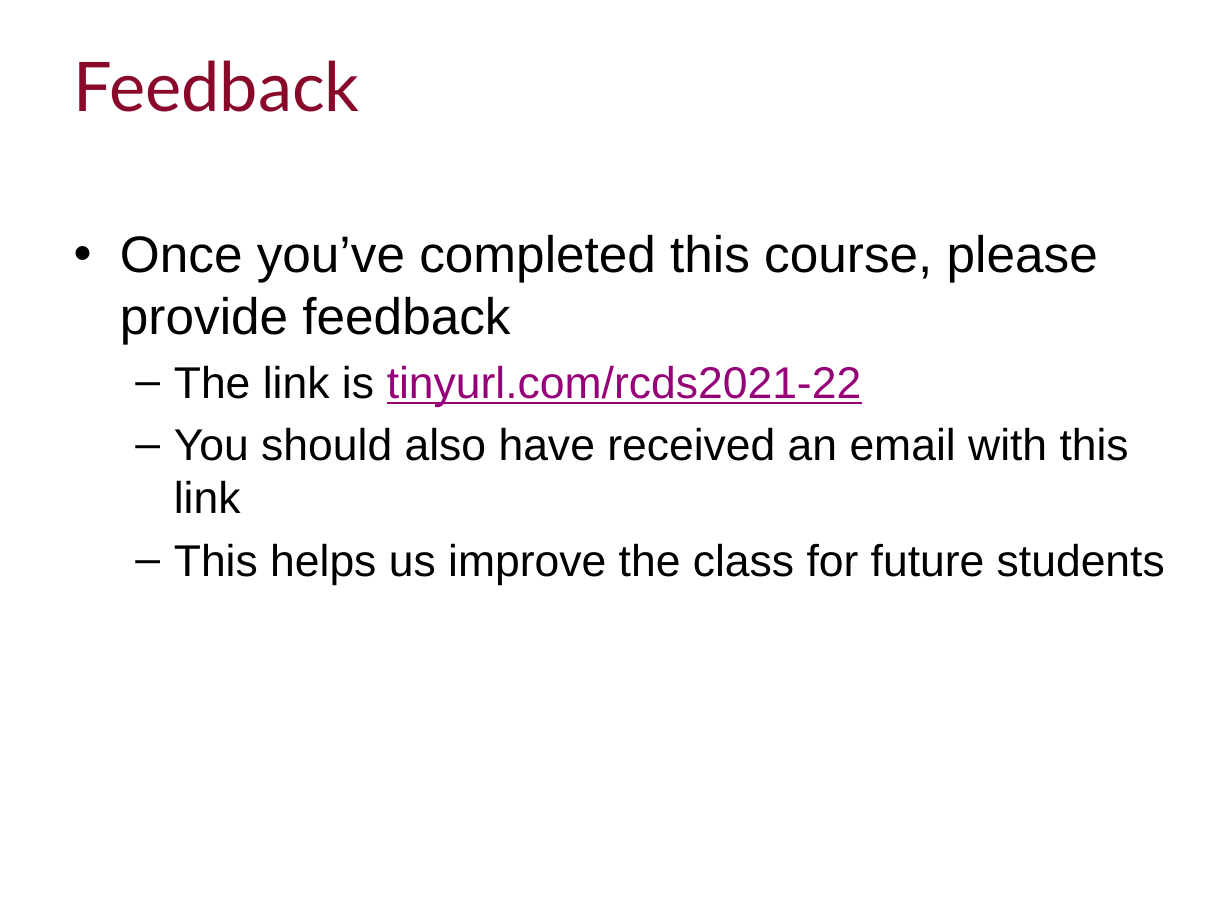
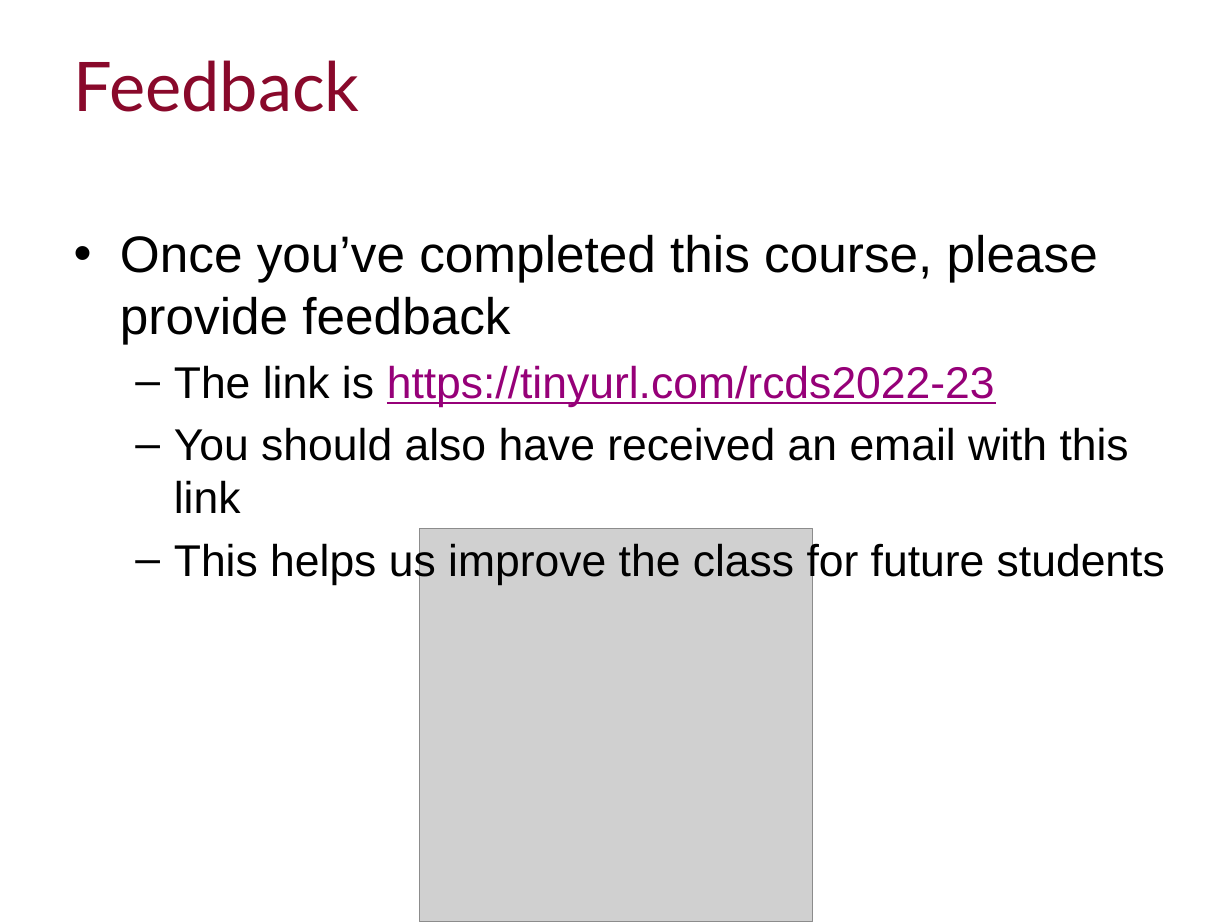
Before and after one commit to ImperialCollegeLondon/RCDS-managing-and-running-python-effectively, a slide deck: slide 32 of Managing and Running Python Effectively.pptx. Drawn at 1232x924 pixels with LibreOffice and Linux fonts; fonts in the diff are those of the drawing; grey boxes stand for pictures; background and template pictures are left out. Boxes give left, top, right and bottom in pixels: in the first picture for what was removed or moved away, otherwise in the second. Text is boxed around its words. In the diff, an @@ line names an element or a change of style, - is before the commit and + after.

Commit message:
Updated feedback info

```diff
--- a/Managing and Running Python Effectively.pptx
+++ b/Managing and Running Python Effectively.pptx
@@ text at (174,365,995,407): text changed @@
-  – The link is tinyurl.com/rcds2021-22
+  – The link is https://tinyurl.com/rcds2022-23
@@ picture added at (419,529,812,922) @@
```
Also in this commit, not shown: 1 other file.
